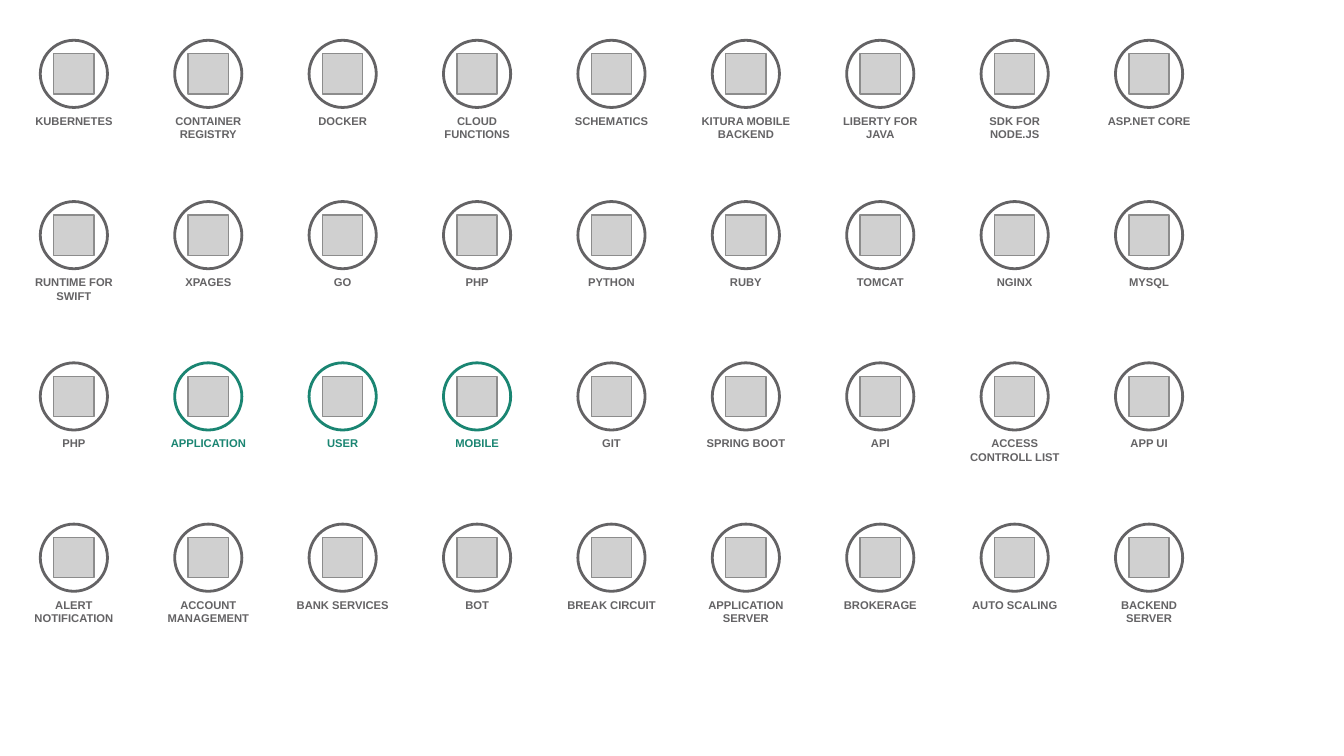
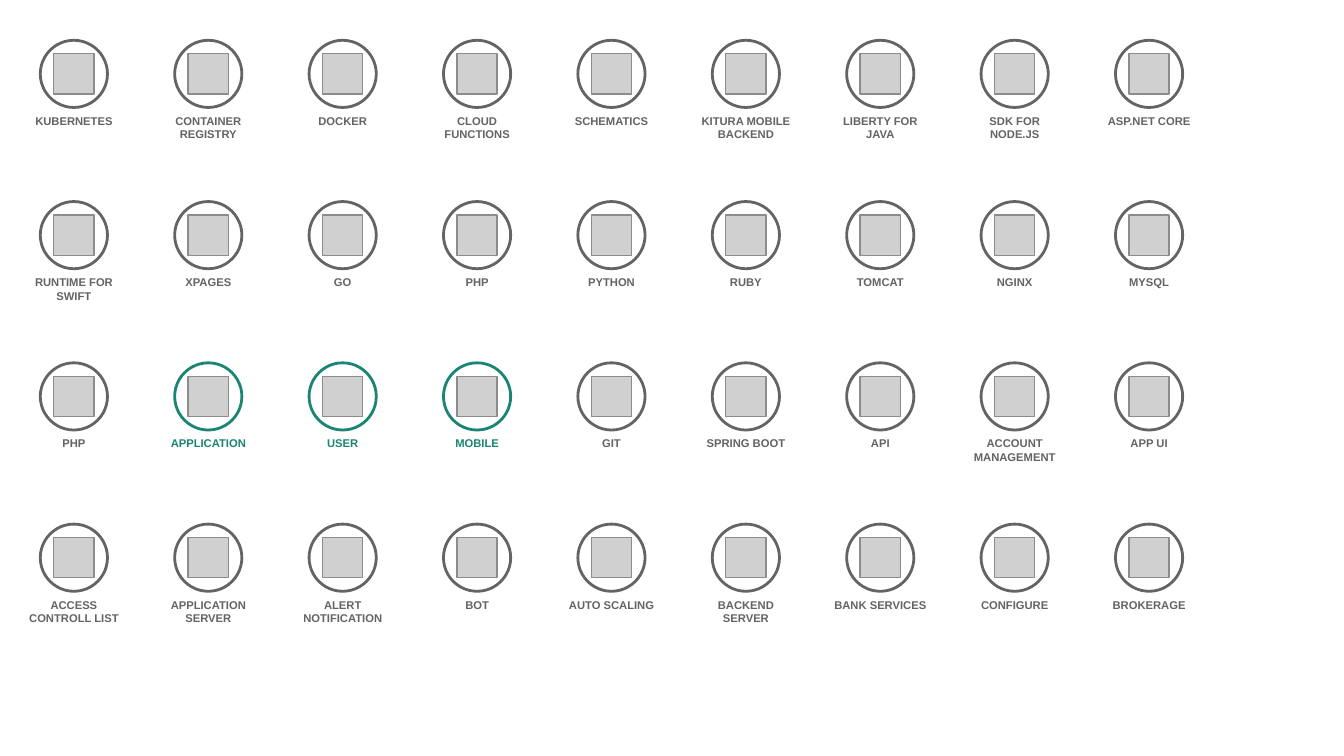
Before and after one commit to l2fprod/myarchitecture, a slide deck: slide 8 of mycatalog-architecture-diagram-template.pptx. Drawn at 1344x756 pixels with LibreOffice and Linux fonts; fonts in the diff are those of the drawing; grey boxes stand for pictures. Boxes give left, top, right and bottom in pixels: in the first picture for what was removed or moved away, otherwise in the second. Text is boxed around its words. In the diff, an @@ line names an element or a change of style, - is before the commit and + after.

Commit message:
new deck

```diff
--- a/mycatalog-architecture-diagram-template.pptx
+++ b/mycatalog-architecture-diagram-template.pptx
@@ text at [974,439,1056,461]: text changed @@
-ACCESS CONTROLL LIST
+ACCOUNT MANAGEMENT
@@ text at [29,601,118,622]: text changed @@
-ALERT NOTIFICATION
+ACCESS CONTROLL LIST
@@ text at [171,601,246,622]: text changed @@
-ACCOUNT MANAGEMENT
+APPLICATION SERVER
@@ text at [303,601,382,622]: text changed @@
-BANK SERVICES
+ALERT NOTIFICATION
@@ text at [569,601,654,609]: text changed @@
-BREAK CIRCUIT
+AUTO SCALING
@@ text at [718,601,774,622]: text changed @@
-APPLICATION SERVER
+BACKEND SERVER
@@ text at [834,601,926,609]: text changed @@
-BROKERAGE
+BANK SERVICES
@@ text at [981,601,1048,609]: text changed @@
-AUTO SCALING
+CONFIGURE
@@ text at [1113,601,1186,609]: text changed @@
-BACKEND SERVER
+BROKERAGE
```
Also in this commit, not shown: 2 other slides changed.
